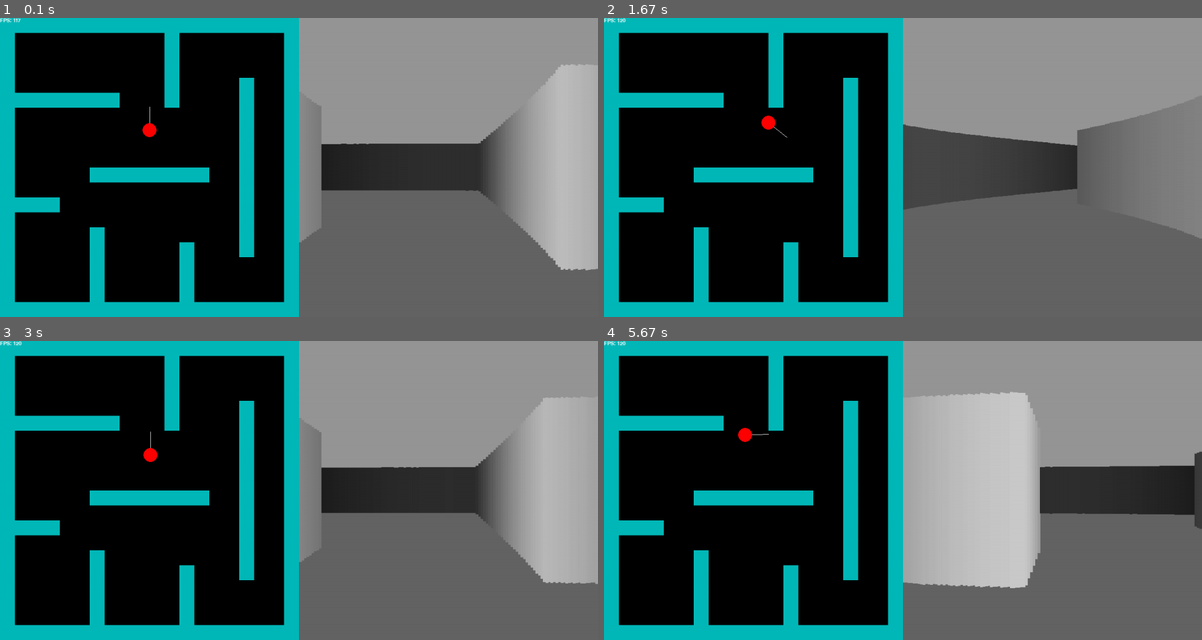
Above: before the commit, frames 1-4 (two rows, left to right).
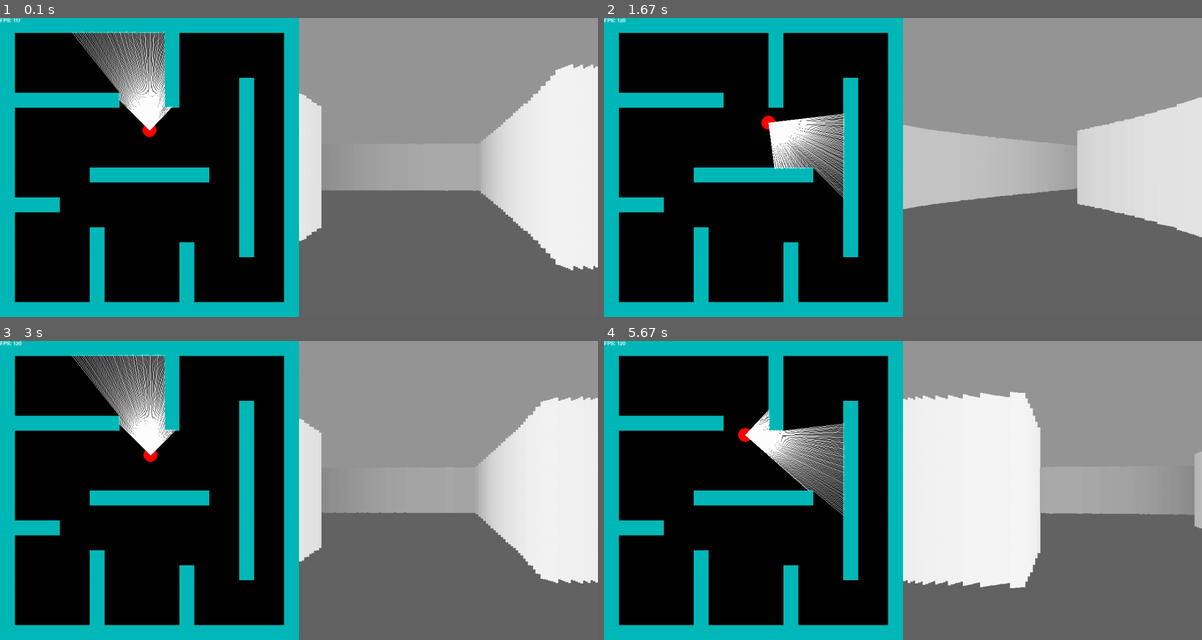
Above: after the commit, the same moments.

Repository: natyavidhan/pygame-raycaster-thingy
Game: pygame game, started from main.py
Two runs of this game, one before a commit and one after it. Both use one fixed random seed, a clock stepped at 60 frames per second and the inputs below.
Inputs:
- Up to frame 1 (0.1 s): no input
- Up to frame 2 (1.67 s): hold D 0.33-0.8 s; hold W 0.83-1.13 s; hold D 1.17-1.63 s
- Up to frame 3 (3 s): hold A 1.67-2.2 s; hold S 2.23-2.53 s; hold A 2.57-2.97 s
- Up to frame 4 (5.67 s): hold W 3-3.37 s; hold D 3.4-4.03 s; hold S 4.07-4.43 s; hold A 4.47-4.93 s; hold D 4.97-5.43 s; hold W from 5.47 s (still down)

The runs differ from the first frame. In frame 1, 18% of the frame differs, in the area x 12-100%, y 4-85%; in frame 2, 16%; in frame 3, 18%; in frame 4, 21%, in the area x 23-100%, y 17-83%.

Commit message:
FPS boost

Diff:
--- a/main.py
+++ b/main.py
@@ -33,6 +33,7 @@
         self.fov = math.pi / 2
         self.max_depth = 640
         self.casted_rays = 120
+        self.STEPS = 3
 
     def draw(self):
         pygame.draw.line(
@@ -47,17 +48,17 @@
     def cast_rays(self):
         start_angle = self.angle - self.fov / 2
         for ray in range(self.casted_rays):
-            for depth in range(self.max_depth):
-                x = self.x - math.sin(start_angle) * depth
-                y = self.y + math.cos(start_angle) * depth
+            for depth in range(self.max_depth//self.STEPS):
+                x = self.x - math.sin(start_angle) * (depth * self.STEPS)
+                y = self.y + math.cos(start_angle) * (depth * self.STEPS)
                 if pxData[int(y)][int(x)] == 1:
                     break
-            # pygame.draw.line(screen, (255, 255, 255), (self.x, self.y), (x, y), 1)
+            pygame.draw.line(screen, (255, 255, 255), (self.x, self.y), (x, y), 1)
             start_angle += self.fov / self.casted_rays
 
             color = 255 / (1 + depth * depth * 0.0001)
             depth *= math.cos(self.angle - start_angle)
-            wall_height = 21000 / depth
+            wall_height = 21000 / (depth * self.STEPS)
             SCALE = (640) / self.casted_rays
             pygame.draw.rect(screen, (color, color, color), (640 + ray * SCALE, (640 / 2) - wall_height / 2,
                 SCALE+1, wall_height))
